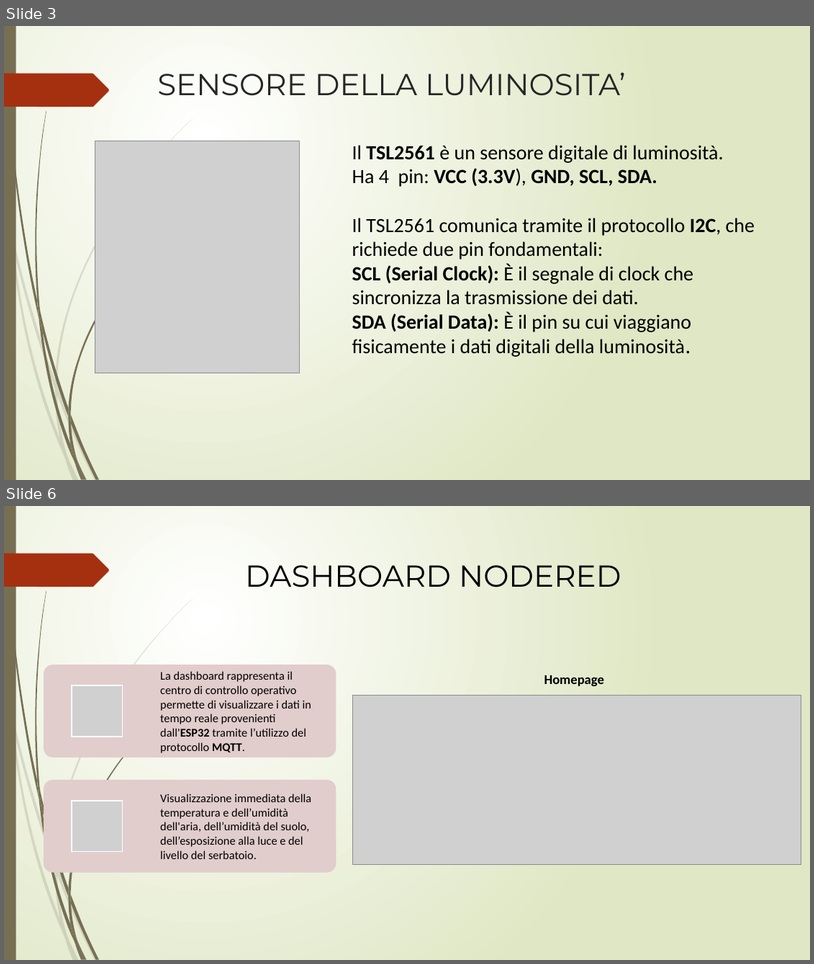
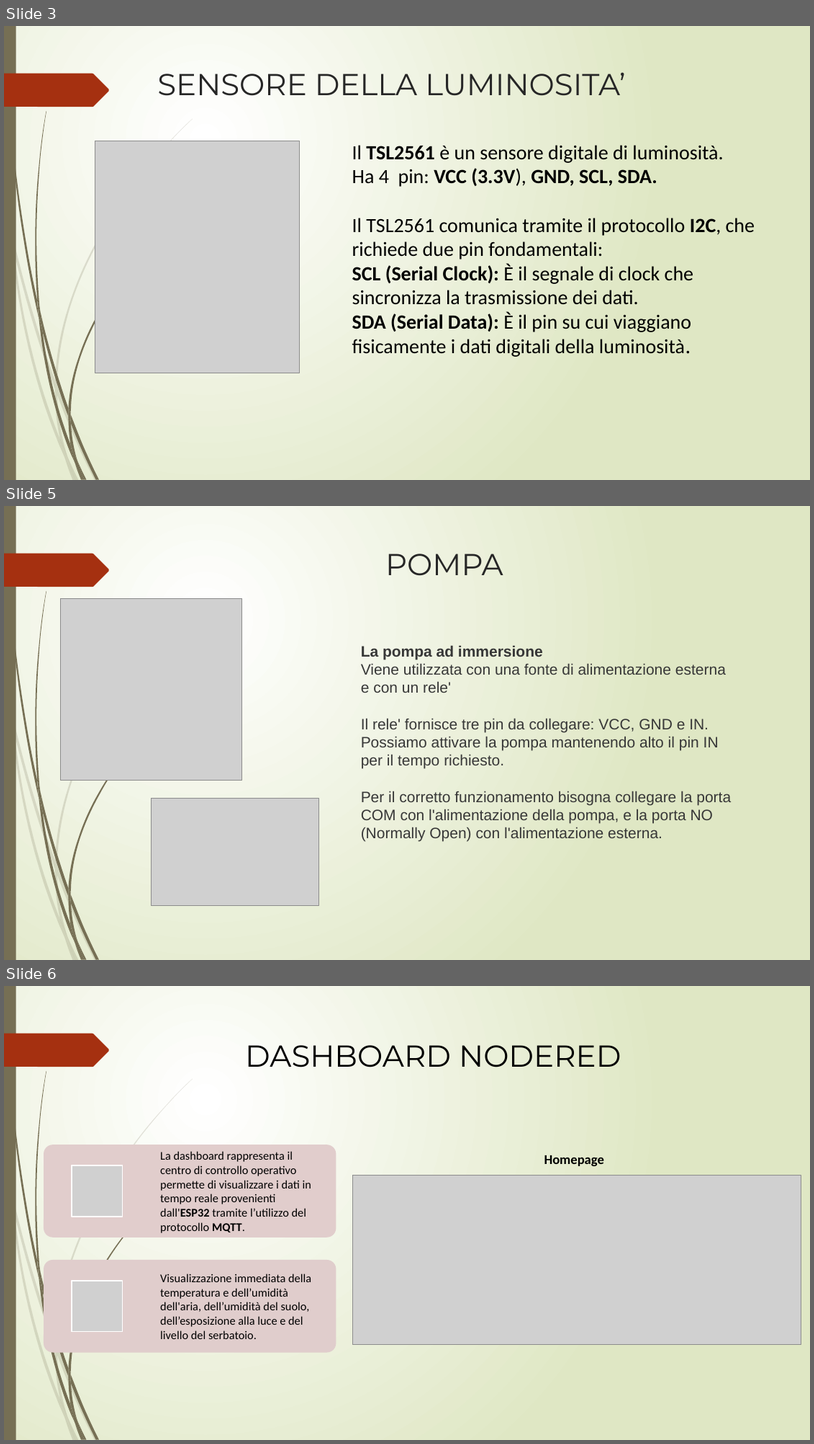
Before and after one commit to goldeneas/potxii, a slide deck: docs/Smart Garden.pptx. Shown one above the other, each under a label of ours: slides 3 and 6 before the commit, slides 3, 5 and 6 after it; the slides between them are not shown. The pictures are 814x964 and 814x1444 pixels, drawn with LibreOffice and Linux fonts; fonts in the diff are those of the drawing; grey boxes stand for pictures. Boxes give left, top, right and bottom in pixels: in the first picture for what was removed or moved away, otherwise in the second. Text is boxed around its words. In the diff, an @@ line names an element or a change of style, - is before the commit and + after.

```diff
--- a/docs/Smart Garden.pptx
+++ b/docs/Smart Garden.pptx
@@ slide 5 added at [4, 506, 810, 960], background gradient #FFFFFF to #DFE8C4; not listed: 24 template elements that a slide beside it also shows @@
@@ title added at [386, 554, 504, 576], 36 pt, text #262626 @@
+POMPA
@@ picture added at [61, 598, 242, 780] @@
@@ text added at [361, 645, 731, 842], 18 pt, text #373737 @@
+La pompa ad immersione
+Viene utilizzata con una fonte di alimentazione esterna e con un rele'
+Il rele' fornisce tre pin da collegare: VCC, GND e IN.
+Possiamo attivare la pompa mantenendo alto il pin IN per il tempo richiesto.
+Per il corretto funzionamento bisogna collegare la porta COM con l'alimentazione della pompa, e la porta NO (Normally Open) con l'alimentazione esterna.
@@ picture added at [151, 798, 319, 906] @@
```
Also in this commit, not shown: 1 slide changed, 1 slide removed.
